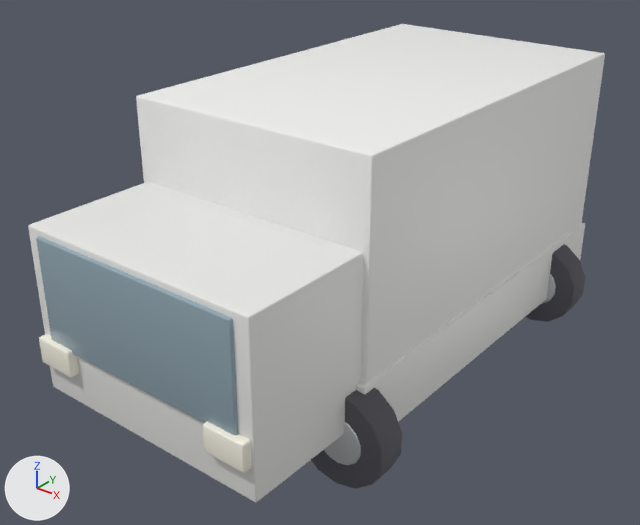
An edit to the glTF model models/th7_lieferwagen.glb, drawn before and after from the same camera.
Camera for both pictures: a 50 mm lens placed at (4.1, -5.77, 4.29), pointed at (-0.22, -0.37, 0.94). Lighting does not change. The marker at lower left points along +X, +Y and +Z. The picture after the commit comes second. Where no turn or scale is listed for an object, it has been applied to the vertices. Vertices at exactly the same position are counted once.
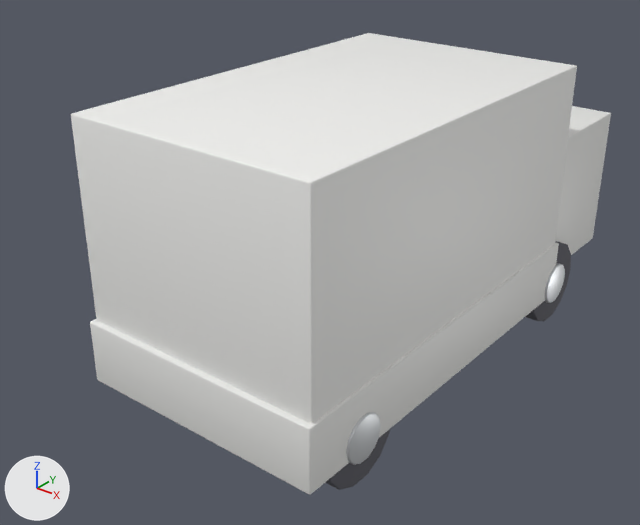
Where the newer file only moved an object's origin or applied its transform, the numbers keep the older frame.

Changed parts and their boxes (x1, y1, x2, y2) in the pictures (640 x 525 px; the box of a moved part takes in the faces that stretch with it):
'Cube', moved
    before: (136, 24, 605, 384)
    after: (71, 33, 577, 424)
'Cube.001', moved
    before: (28, 182, 364, 502)
    after: (555, 106, 611, 255)
'Cube.003', moved
    before: (356, 223, 585, 422)
    after: (90, 242, 559, 495)
'Cube.002', moved (not visible afterwards)
    before: (36, 236, 239, 435)
'Cylinder.002', reshaped (not visible afterwards)
    before: (311, 388, 402, 489)
'Cylinder.006', reshaped (not visible afterwards)
    before: (525, 244, 585, 322)
'Cube.005', moved (not visible afterwards)
    before: (203, 422, 252, 473)
'Cylinder.004', reshaped (not visible before)
    after: (325, 429, 390, 490)
'Cube.004', moved (not visible afterwards)
    before: (39, 334, 79, 378)
part 2 of me_cylinder_003, moved or reshaped (not visible afterwards)
    before: (324, 421, 361, 466)

The change in detail:
me_cylinder_002 is used by ob_cylinder_002; location (0.98, -1.55, 0.4).
me_cylinder_002 had 112 vertices, 220 faces and spanned x -0.39..0.39, y -0.13..0.13, z -0.4..0.4.
me_cylinder_002 now has 112 vertices, 220 faces and spans x -2.09..-1.83, y 2.7..3.5, z -0.39..0.39.
me_cylinder_002 part 1: the whole mesh is multiplied about its middle by the matrix ((0.0, 1.0, 0.0), (0.0, 0.0, -1.0), (-1.0, 0.0, 0.0)), then moved by (-1.96, 3.1, 0.0).
me_cylinder_003 is used by ob_cylinder_003; location (1.0, -1.55, 0.4).
me_cylinder_003 had 112 vertices, 220 faces and spanned x -0.195..0.195, y -0.14..0.14, z -0.2..0.2.
me_cylinder_003 now has 112 vertices, 220 faces and spans x -2.139..-1.859, y 2.9..3.3, z -0.195..0.195.
me_cylinder_003 part 2: the whole mesh is multiplied about its middle by the matrix ((0.0, 1.0, 0.0), (0.0, 0.0, -1.0), (-1.0, 0.0, 0.0)), then moved by (-1.999, 3.1, 0.0).
me_cylinder_004 is used by ob_cylinder_004; location (-0.98, 1.55, 0.4).
me_cylinder_004 had 112 vertices, 220 faces and spanned x -0.39..0.39, y -0.13..0.13, z -0.4..0.4.
me_cylinder_004 now has 112 vertices, 220 faces and spans x 1.83..2.09, y -3.5..-2.7, z -0.39..0.39.
me_cylinder_004 part 3: the whole mesh is multiplied about its middle by the matrix ((0.0, 1.0, 0.0), (0.0, 0.0, -1.0), (-1.0, 0.0, 0.0)), then moved by (1.96, -3.1, 0.0).
me_cylinder_006 is used by ob_cylinder_006; location (0.98, 1.55, 0.4).
me_cylinder_006 had 112 vertices, 220 faces and spanned x -0.39..0.39, y -0.13..0.13, z -0.4..0.4.
me_cylinder_006 now has 112 vertices, 220 faces and spans x -2.09..-1.83, y -3.5..-2.7, z -0.39..0.39.
me_cylinder_006 part 4: the whole mesh is multiplied about its middle by the matrix ((0.0, 1.0, 0.0), (0.0, 0.0, -1.0), (-1.0, 0.0, 0.0)), then moved by (-1.96, -3.1, 0.0).
Object 'Cube' (ob_cube) moves from (0.0, 0.3, 1.55) to (0.0, -0.3, 1.55).
Object 'Cube.001' (ob_cube_001) moves from (0.0, -1.95, 1.15) to (0.0, 1.95, 1.15).
Object 'Cube.002' (ob_cube_002) moves from (0.0, -2.58, 1.35) to (0.0, 2.58, 1.35).
Object 'Cube.003' (ob_cube_003) moves from (0.0, 0.3, 0.55) to (0.0, -0.3, 0.55).
Object 'Cube.004' (ob_cube_004) moves from (-0.85, -2.62, 0.85) to (0.85, 2.62, 0.85).
Object 'Cube.005' (ob_cube_005) moves from (0.85, -2.62, 0.85) to (-0.85, 2.62, 0.85).
